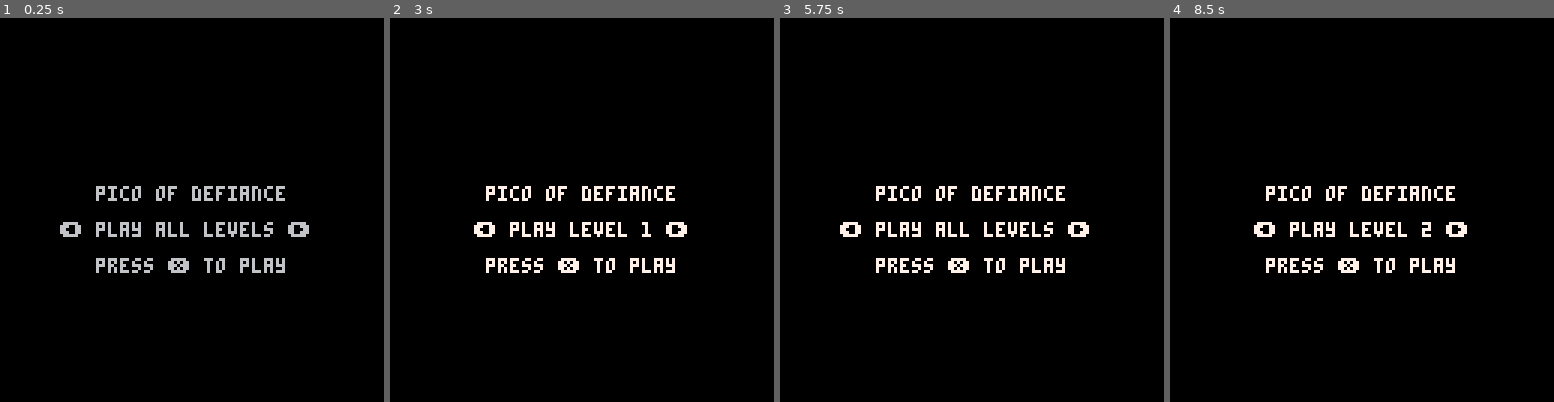
Above: before the commit, frames 1-4 (left to right).
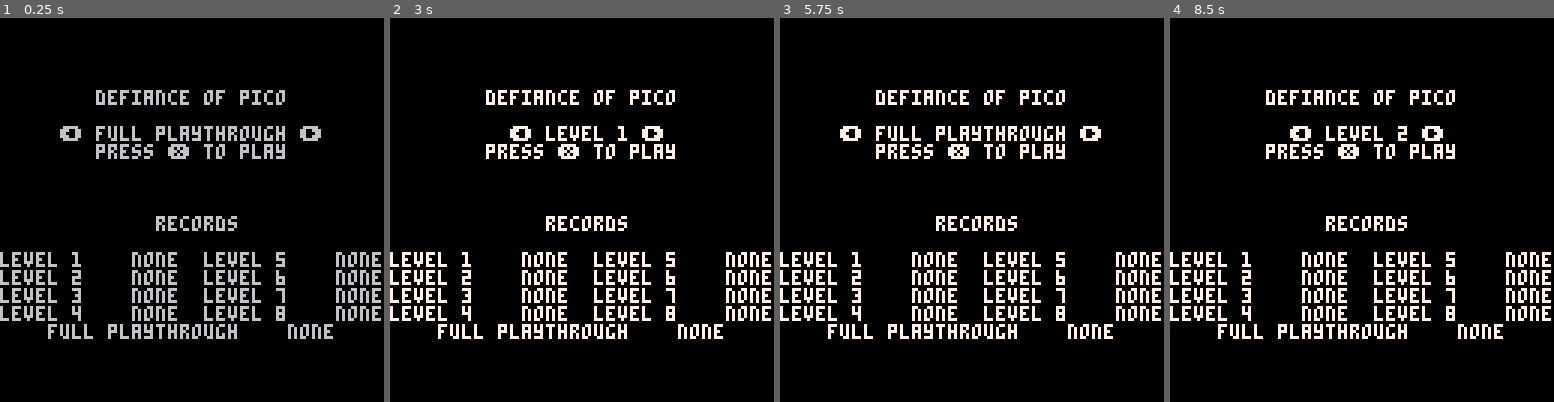
Above: after the commit, the same moments.

Repository: cinghycreations/defiance_of_pico
Game: PICO-8 cartridge defiance.p8
Same seed, same stepped clock (60 frames per second), same inputs: the game is played once before the commit and once after it.
Inputs:
- Up to frame 1 (0.25 s): no input
- Up to frame 2 (3 s): tap O (Z key) at 0.33, 0.7, 1.43, 2.22 s; tap X (X key) at 1.07, 2.07, 2.4, 2.73 s; hold Left 1.97-2.37 s; hold Right from 2.87 s (still down)
- Up to frame 3 (5.75 s): tap X (X key) every 0.33 s from 3.07 to 5.73 s; tap O (Z key) at 3.1, 3.98, 4.87 s; release Right at 3.53 s; hold Right 4.13-4.53 s; hold Left from 5.13 s (still down)
- Up to frame 4 (8.5 s): tap O (Z key) every 0.88 s from 5.75 to 8.4 s; release Left at 5.8 s; tap X (X key) every 0.33 s from 6.07 to 8.4 s; hold Left 6.23-6.63 s; hold Right 7.13-7.8 s; hold Right from 8.4 s (still down)

The runs differ from the first frame. In frame 1, 11% of the frame differs, in the area x 0-100%, y 18-84%; in frame 2, 10%; in frame 3, 11%; in frame 4, 10%.

Commit message:
Records are now shown in the splash screen

Diff:
--- a/defiance.lua
+++ b/defiance.lua
@@ -21,6 +21,7 @@
 local current_session = nil
 
 local splash_selected_level = 0
+local splash_level_records = nil
 
 local dbg = {
 	start_level = nil,
@@ -159,6 +160,10 @@
 end
 
 local function format_time(frames)
+	if frames == 0 then
+		return '   none'
+	end
+
 	local time = frames * (1 / 60)
 
 	if time >= 1000 then
@@ -238,6 +243,7 @@
 	else
 		current_session = {}
 		page = PAGE_SPLASH
+		splash_level_records = nil
 		next_page = nil
 	end
 end
@@ -247,6 +253,14 @@
 	next_page = nil
 
 	if page == PAGE_SPLASH then
+		if splash_level_records == nil then
+			splash_level_records = {}
+			splash_level_records[ALL_LEVELS_SCORE_SLOT] = dget( ALL_LEVELS_SCORE_SLOT )
+			for level = 1, #levels do
+				splash_level_records[level] = dget( level )
+			end
+		end
+
 		if btnp(0) then
 			splash_selected_level = clamp( splash_selected_level - 1, 0, #levels )
 		elseif btnp(1) then
@@ -296,6 +310,7 @@
 			next_page = PAGE_SESSION
 		elseif btnp(5) then
 			next_page = PAGE_SPLASH
+			splash_level_records = nil
 		end
 	elseif page == PAGE_REPEAT then
 		if btnp(4) then
@@ -303,10 +318,12 @@
 			next_page = PAGE_SESSION
 		elseif btnp(5) then
 			next_page = PAGE_SPLASH
+			splash_level_records = nil
 		end
 	elseif page == PAGE_ENDGAME then
 		if btnp(4) or btnp(5) then
 			next_page = PAGE_SPLASH
+			splash_level_records = nil
 		end
 	end
 end
@@ -314,16 +331,25 @@
 function _draw()
 	if page == PAGE_SPLASH then
 		cls()
-		cursor( 0, 7 * 8 )
-		print( '        pico of defiance' )
+		cursor( 0, 3 * 8 )
+		print( '        defiance of pico' )
 		print( '' )
 		if splash_selected_level == 0 then
-			print( '     ⬅️ play all levels ➡️' )
+			print( '     ⬅️ full playthrough ➡️' )
 		else
-			print( '       ⬅️ play level ' .. splash_selected_level .. ' ➡️' )
-		end
-		print( '' )
-		print( '        press ❎ to play         ' )
+			print( '          ⬅️ level ' .. splash_selected_level .. ' ➡️' )
+		end
+		print( '        press ❎ to play' )
+		print( '' )
+		print( '' )
+		print( '' )
+		print( '             records' )
+		print( '' )
+		print( 'level 1 ' .. format_time( splash_level_records[1] ) .. '  level 5 ' .. format_time( splash_level_records[5] ) )
+		print( 'level 2 ' .. format_time( splash_level_records[2] ) .. '  level 6 ' .. format_time( splash_level_records[6] ) )
+		print( 'level 3 ' .. format_time( splash_level_records[3] ) .. '  level 7 ' .. format_time( splash_level_records[7] ) )
+		print( 'level 4 ' .. format_time( splash_level_records[4] ) .. '  level 8 ' .. format_time( splash_level_records[8] ) )
+		print( '    full playthrough ' .. format_time( splash_level_records[ALL_LEVELS_SCORE_SLOT] ) )
 	elseif page == PAGE_SESSION then
 		session_draw( current_session )
 	elseif page == PAGE_SUCCESS then
